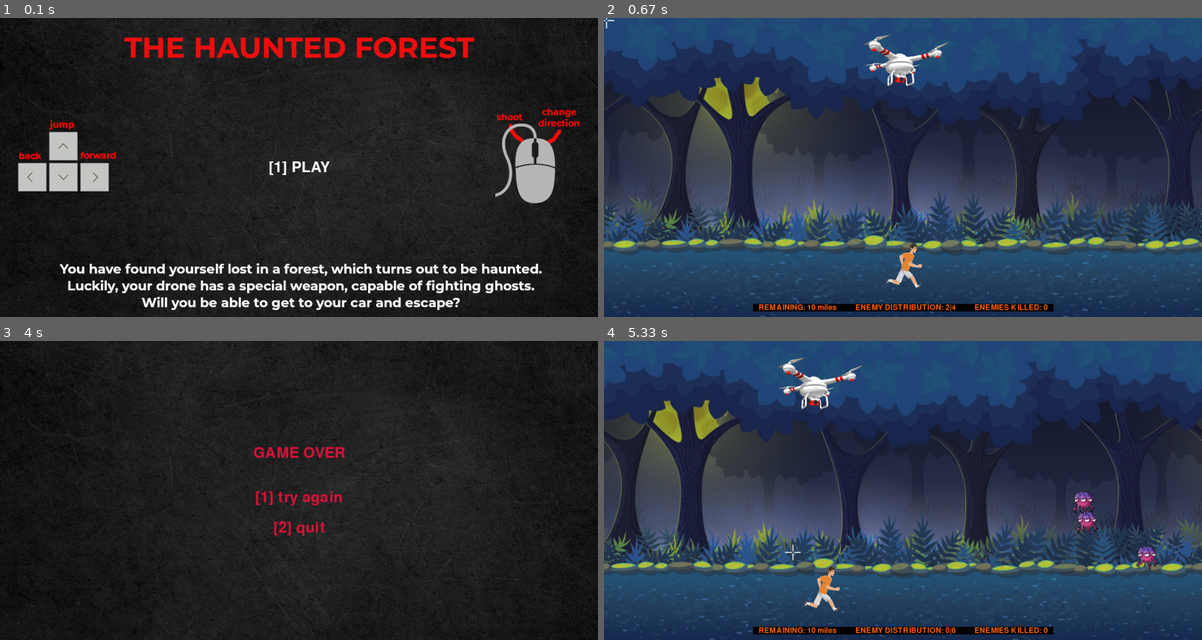
Above: before the commit, frames 1-4 (two rows, left to right).
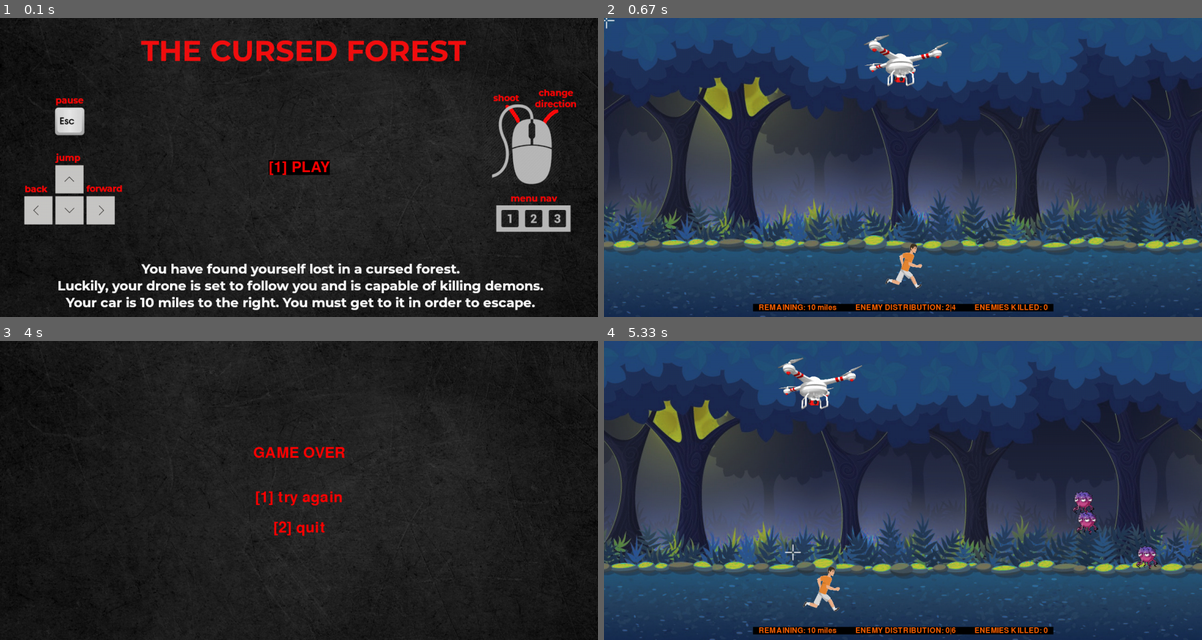
Above: after the commit, the same moments.

Repository: miro011/python-pygame-project
Game: pygame game, started from run.py
Two runs of this game, one before a commit and one after it. Both use one fixed random seed, a clock stepped at 60 frames per second and the inputs below.
Inputs (mouse positions are in pixels of both pictures, inside the frame that each line leads up to):
- Up to frame 1 (0.1 s): no input
- Up to frame 2 (0.67 s): tap 1 at 0.33 s
- Up to frame 3 (4 s): press the mouse at (370, 517) at 0.7 s; move the mouse to (257, 448) at 0.8 s; release the mouse at (143, 379) at 0.93 s; hold Right 1-1.47 s; click (310, 388) at 1.08 s; hold Up 1.5-1.8 s; click (269, 568) at 1.58 s; hold Right 1.83-2.3 s; click (526, 604) at 1.92 s; hold Left 2.33-2.87 s; click (203, 391) at 2.42 s; hold Left 2.9-3.3 s; click (508, 568) at 2.98 s; hold Up 3.33-3.7 s; click (101, 520) at 3.42 s
- Up to frame 4 (5.33 s): tap 1 at 4.4 s; hold Left 4.73-5.2 s; click (855, 571) at 4.82 s; hold Right from 5.23 s (still down); click (795, 550) at 5.32 s

The runs differ from the first frame. In frame 1, 15% of the frame differs, in the area x 3-97%, y 6-98%; in frame 2, nothing differs; in frame 3, 0.6%; in frame 4, nothing differs.

Commit message:
sound added + a few fixes

Diff:
--- a/cross.py
+++ b/cross.py
@@ -24,6 +24,8 @@
 
         self.shouldDelete = False
 
+        self.heavenSound = pygame.mixer.Sound("./media/sounds/heaven.ogg")
+
     ######################################################################
     # OPTIONAL
 
@@ -36,6 +38,8 @@
         collidedWithPlayer = True if self.rect.collidelist(self.spritesDict["player"]) >= 0 else False
 
         if collidedWithPlayer:
+            pygame.mixer.Sound.play(self.heavenSound)
+            pygame.mixer.Sound.play(self.spritesDict["enemies"][0].teleportSound)
             self.regulator.kill_all_enemies()
             self.regulator.spawn_df_num_enemies()
             self.respawn()
--- a/drone.py
+++ b/drone.py
@@ -20,6 +20,10 @@
 
         self.isShooting = False
 
+        self.shootSound = pygame.mixer.Sound("./media/sounds/shoot.ogg")
+        self.droneSound = pygame.mixer.Sound("./media/sounds/drone.ogg")
+        self.droneSoundChannel = None
+
     ######################################################################
     # OPTIONAL
 
@@ -30,6 +34,7 @@
                     self.shoot()
 
     def update_location(self):
+        self.drone_sound_handler()
         newRect = self.rect.copy()
         newRect.center = (self.spritesDict["player"][0].rect.center[0], self.image.get_height()/2)
         if newRect.collidelist(self.spritesDict["walls"]) == -1:
@@ -43,9 +48,9 @@
     # SPECIAL
 
     def shoot(self):
+        pygame.mixer.Sound.play(self.shootSound)
         self.isShooting = True
         self.spritesDict["bullets"].append(bullet.Bullet(self.screen, self.spritesDict))
-
 
     ######################################################################
     # OTHER
@@ -59,3 +64,7 @@
                 self.nextImgNum = 0
 
         self.nextImgNum += 1
+
+    def drone_sound_handler(self):
+        if not self.droneSoundChannel or not self.droneSoundChannel.get_busy():
+            self.droneSoundChannel = self.droneSound.play()
--- a/enemy.py
+++ b/enemy.py
@@ -28,6 +28,9 @@
 
         self.shouldDelete = False
 
+        self.teleportSound = pygame.mixer.Sound("./media/sounds/teleport.ogg")
+        self.monsterDeathSound = pygame.mixer.Sound("./media/sounds/monster-death.ogg")
+
     ######################################################################
     # OPTIONAL
 
@@ -45,6 +48,7 @@
             numUpdates = int(startV.distance_to(finalV) / vectorSpeed)
 
             if numUpdates < 10: # using this to detect collision with player so it can be looser (lower = looser aka less likely to collide)
+                pygame.mixer.Sound.play(self.spritesDict["player"][0].screamSound)
                 self.spritesDict["over_menu"][0].toggle_menu()
                 return
 
@@ -53,6 +57,7 @@
 
         # collision with bullet
         if self.rect.collidelist(self.spritesDict["bullets"]) != -1:
+            pygame.mixer.Sound.play(self.monsterDeathSound)
             self.spritesDict["hud"][0].kills += 1
             self.respawn()
 
--- a/globals.py
+++ b/globals.py
@@ -5,16 +5,16 @@
 
 WHITE_COLOR=(255, 255, 255)
 YELLOW_COLOR=(255, 255, 0)
-GREEN_COLOR=(0, 255, 255)
+GREEN_COLOR=(60, 179, 113)
 ORANGE_COLOR=(255, 100, 0)
 BLUE_COLOR = (0, 0, 128)
-RED_COLOR = (220,20,60)
+RED_COLOR = (255, 0, 0)
 BLACK_COLOR = (0,0,0)
 
 DIST_FROM_BOTTOM = 40 # used so that I can put a HUD on the bottom (player, enemies etc.)
 
 ENEMY_DF_NUMBER = 6
-ENEMY_SPAWN_ON_THE_RIGHT_CHANCE = 90 # 70%
+ENEMY_SPAWN_ON_THE_RIGHT_CHANCE = 90
 
 DISTANCE_TO_RUN = 3600 # 3600 frames - 1 minutes of running forward
 DISTANCE_TO_RUN_MILES = 10 # conversions will be done to convert them above relative to ten miles
--- a/hud.py
+++ b/hud.py
@@ -18,6 +18,8 @@
         self.numEnemiesToEachSide = [0, 0] # enemies left of play , enemies right of player
         self.kills = 0
 
+        self.victorySound = pygame.mixer.Sound("./media/sounds/victory.ogg")
+
     ######################################################################
     # OPTIONAL
 
@@ -37,6 +39,7 @@
         self.distanceTravelled = self.distanceTravelled + 1 if playerDir == 1 else self.distanceTravelled - 1
 
         if self.distanceTravelled >= globals.DISTANCE_TO_RUN:
+            pygame.mixer.Sound.play(self.victorySound)
             self.spritesDict["victory_menu"][0].toggle_menu()
             return "max reached"
 
--- a/menu.py
+++ b/menu.py
@@ -85,7 +85,8 @@
     def set_per_menu_attrs(self):
         if self.menuType == "welcome":
             self.textStr = "[1] PLAY"
-            self.textColor = globals.WHITE_COLOR
+            self.textColor = globals.RED_COLOR
+            self.textBgColor = globals.BLACK_COLOR
         elif self.menuType == "pause":
             self.textStr = "PAUSED\n\n\n[1] resume\n\n[2] quit"
             self.textColor = globals.WHITE_COLOR
--- a/player.py
+++ b/player.py
@@ -31,6 +31,9 @@
         self.jumpMaxHeight = self.spritesDict["drone"][0].rect.bottom
 
         self.direction = 1 # 1 = forward / -1 = backward
+
+        self.screamSound = pygame.mixer.Sound("./media/sounds/scream.ogg")
+        self.gruntSound = pygame.mixer.Sound("./media/sounds/grunt.ogg")
 
 
     ######################################################################
@@ -87,6 +90,7 @@
 
     def init_jump(self):
         if self.jumpInProg: return
+        pygame.mixer.Sound.play(self.gruntSound)
         self.jumpInProg = True
         self.curSpeedY = self.speedY * -1 # needs to go up at first
         self.nextImageTimer.cancel() # no good way to pause/resume the timer, so I just quit it
--- a/regulator.py
+++ b/regulator.py
@@ -54,6 +54,7 @@
                 break
 
         if allEnemiesBehind:
+            pygame.mixer.Sound.play(self.spritesDict["enemies"][0].teleportSound)
             for i in range(2):
                 self.spritesDict["enemies"][i].respawn(True)
 
--- a/run.py
+++ b/run.py
@@ -10,6 +10,9 @@
 pygame.display.set_caption("THE CURSED FOREST")
 pygame.mouse.set_visible(False)
 
+pygame.mixer.music.load("./media/sounds/background.ogg")
+pygame.mixer.music.play(loops=-1)
+
 sprites = sprites.Sprites(screen)
 
 while 1==1:
Binary file changed: media/images/menu-background-welcome.jpg
Binary file changed: resources/menu-background/menu-background-welcome.jpg
Not shown, added: media/sounds/background.ogg
Not shown, added: media/sounds/drone.ogg
Not shown, added: media/sounds/grunt.ogg
Not shown, added: media/sounds/heaven.ogg
Not shown, added: media/sounds/monster-death.ogg
Not shown, added: media/sounds/scream.ogg
Not shown, added: media/sounds/shoot.ogg
Not shown, added: media/sounds/teleport.ogg
Not shown, added: media/sounds/victory.ogg
Not shown, added: resources/SOUNDS/backgrounds/background.ogg
(and 30 more such lines)
